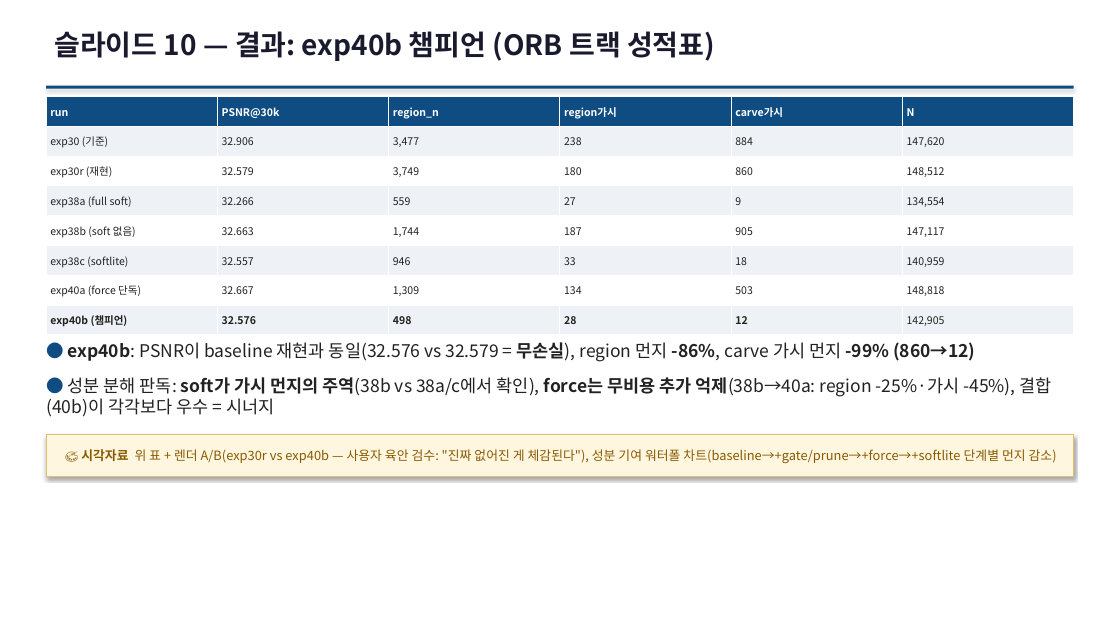
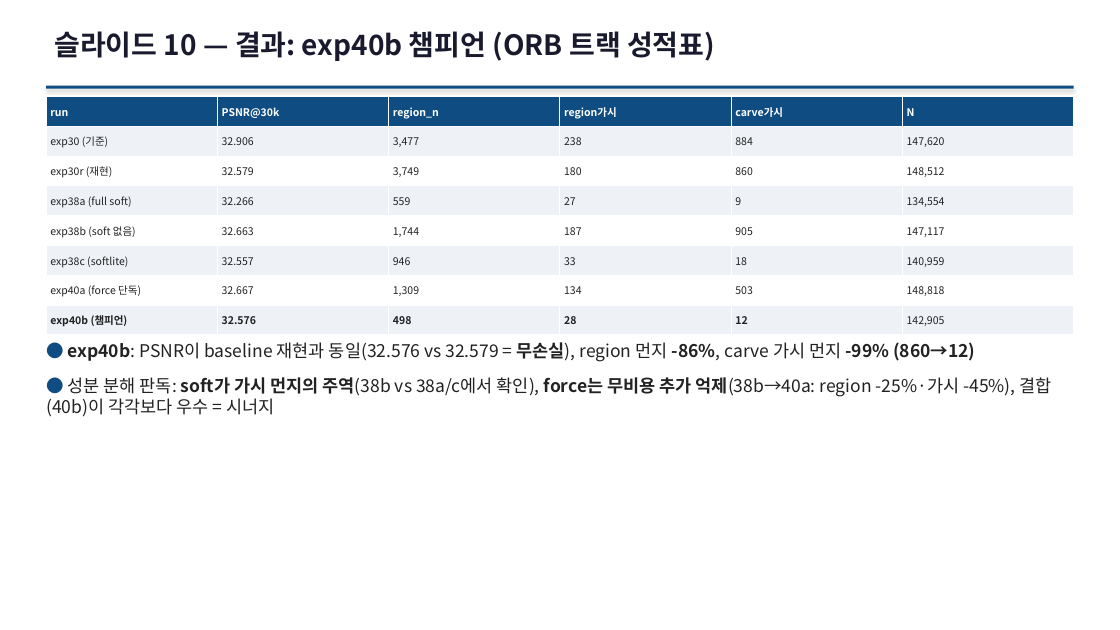
Before and after one commit to sawo0150/gs_floaterLab, a slide deck: slide 23 of context/ppt/gs_floater_deck.pptx (slide 20 before the commit). Drawn at 1120x630 pixels with LibreOffice and Linux fonts; fonts in the diff are those of the drawing. Boxes give left, top, right and bottom in pixels: in the first picture for what was removed or moved away, otherwise in the second. Text is boxed around its words. In the diff, an @@ line names an element or a change of style, - is before the commit and + after.

```diff
--- a/context/ppt/gs_floater_deck.pptx
+++ b/context/ppt/gs_floater_deck.pptx
@@ rectangle removed at <box>46,434,1074,476</box> @@
-🎨 시각자료 위 표 + 렌더 A/B(exp30r vs exp40b — 사용자 육안 검수: "진짜 없어진 게 체감된다"), 성분 기여 워터폴 차트(baseline→+gate/prune→+force→+softlite 단계별 먼지 감소)
```
Also in this commit, not shown: 39 other slides changed, 15 slides added, 2 slides removed, 18 other files.
